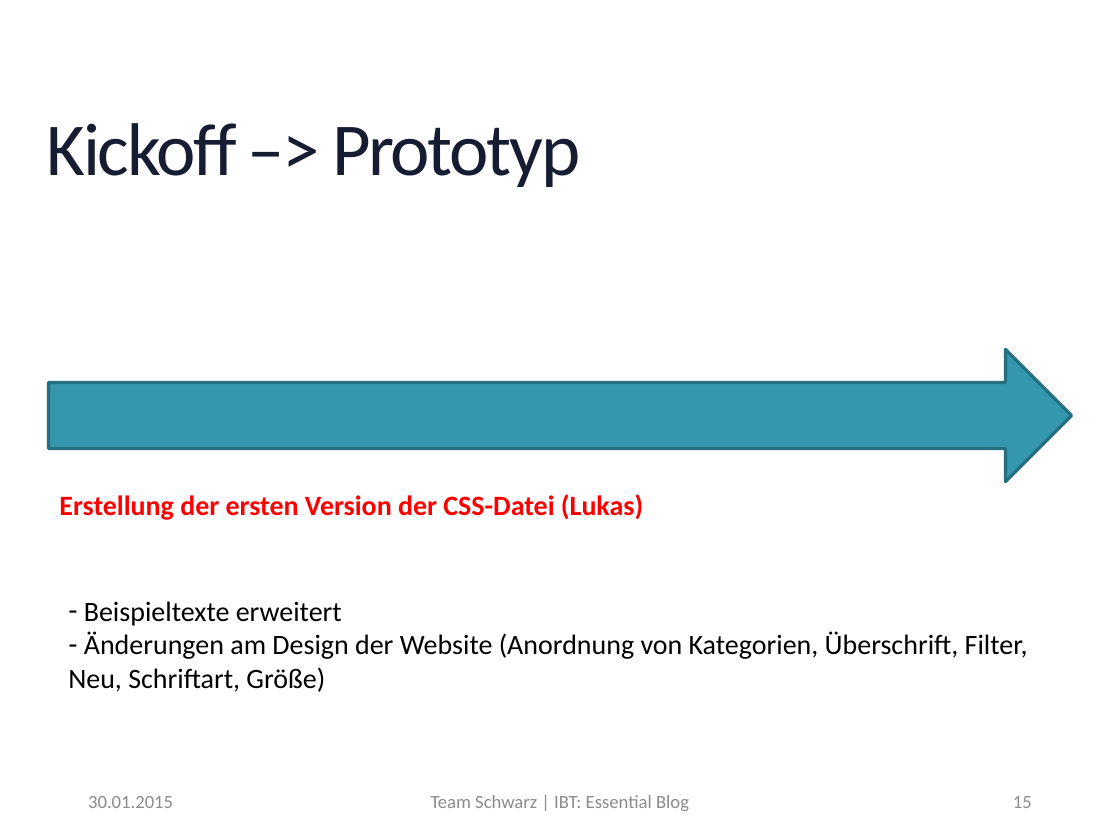
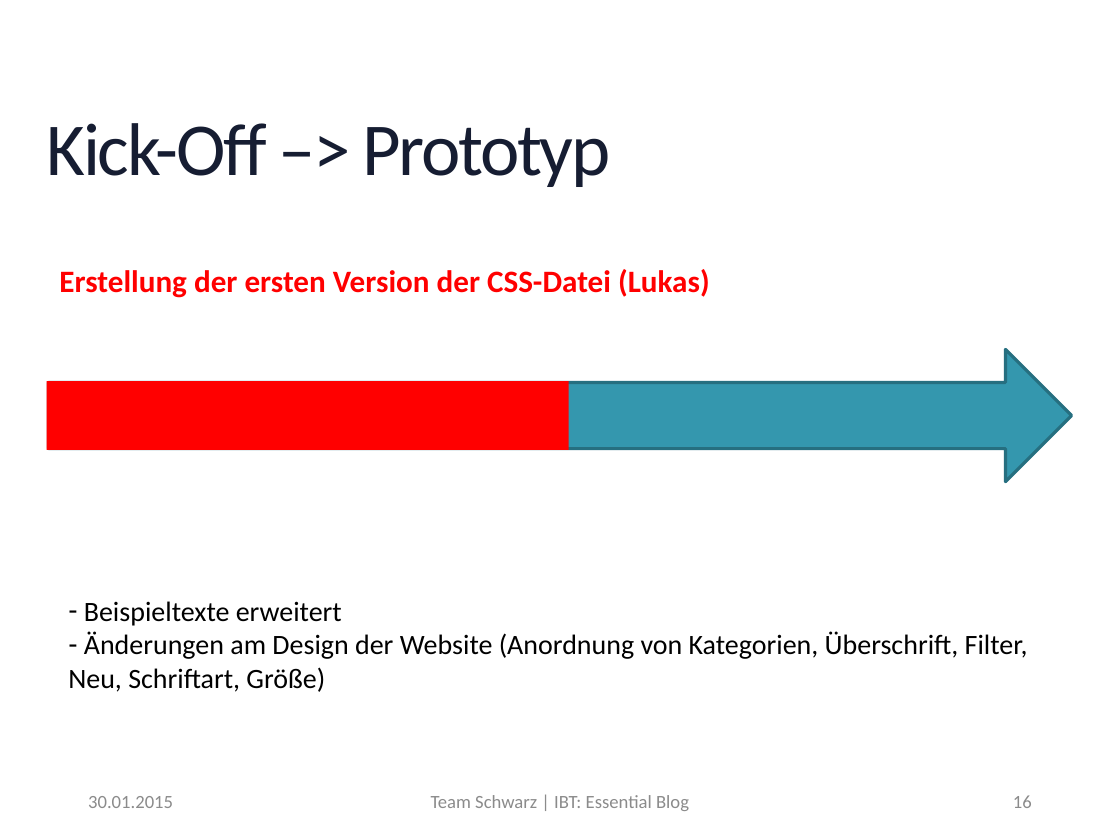
Before and after one commit to MrXXX92/EssentialBlog, a slide deck: slide 16 of Notizen/Präsentation_EssentialBlog.pptx (slide 15 before the commit). Drawn at 1120x840 pixels with LibreOffice and Linux fonts; fonts in the diff are those of the drawing; background and template pictures are left out. Boxes give left, top, right and bottom in pixels: in the first picture for what was removed or moved away, otherwise in the second. Text is boxed around its words. In the diff, an @@ line names an element or a change of style, - is before the commit and + after.

```diff
--- a/Notizen/Präsentation_EssentialBlog.pptx
+++ b/Notizen/Präsentation_EssentialBlog.pptx
@@ title at (47,123,611,187): text changed @@
-Kickoff –> Prototyp
+Kick-Off –> Prototyp
@@ text "Erstellung der ersten Version der ...": place and size @@
-text "Erstellung der ersten Version der ..." at (59,494,643,520)
+text "Erstellung der ersten Version der ..." at (59,269,710,298)
@@ text "Erstellung der ersten Version der ..." at (59,269,710,298): size 18 to 20 pt @@
@@ rectangle added at (47,381,569,449), fill #FF0000 @@
@@ page number at (1013,795,1032,808): text changed @@
-15
+16
```
Also in this commit, not shown: 16 other slides changed, 4 slides added, 6 slides removed, 2 other files.
